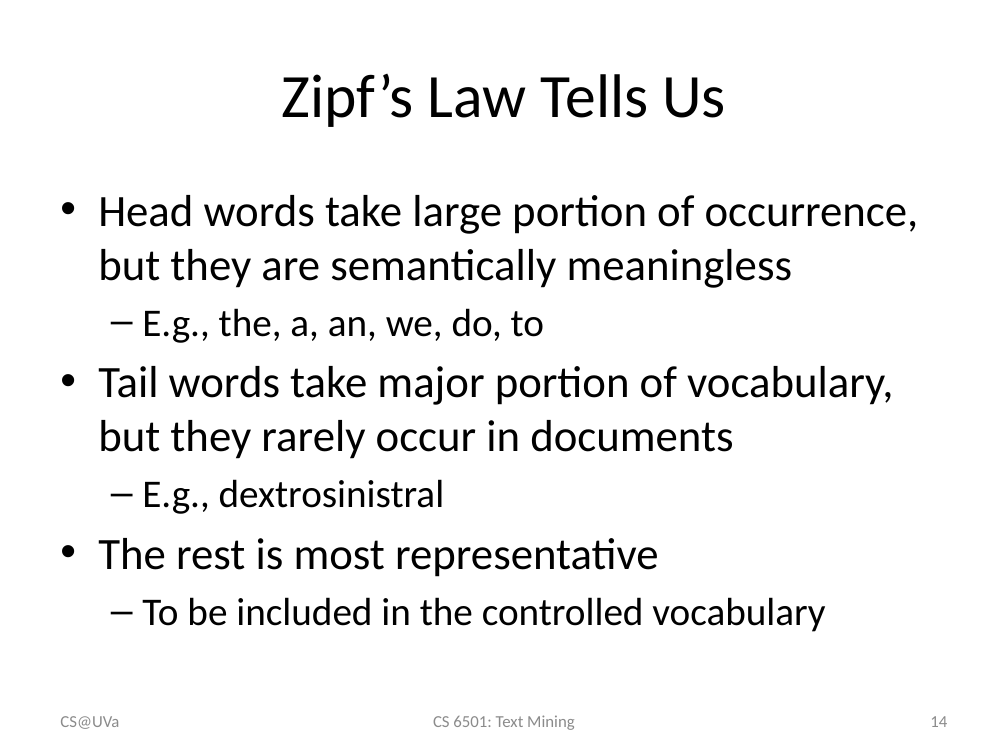
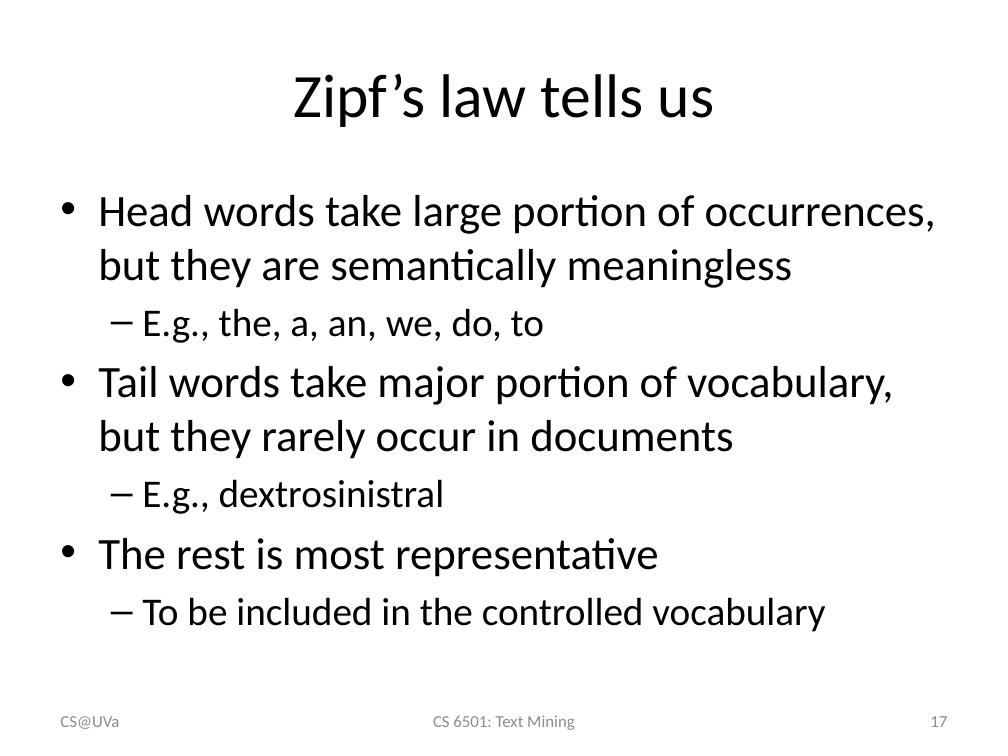
Before and after one commit to wang296/CS6501-Text-Mining, a slide deck: slide 17 of docs/VS model.pptx (slide 14 before the commit). Drawn at 1008x756 pixels with LibreOffice and Linux fonts; fonts in the diff are those of the drawing. Boxes give left, top, right and bottom in pixels: in the first picture for what was removed or moved away, otherwise in the second. Text is boxed around its words. In the diff, an @@ line names an element or a change of style, - is before the commit and + after.

```diff
--- a/docs/VS model.pptx
+++ b/docs/VS model.pptx
@@ title at bbox=[293, 74, 714, 127]: text changed @@
-Zipf’s Law Tells Us
+Zipf’s law tells us
@@ text at bbox=[98, 195, 936, 288]: text changed @@
-• Head words take large portion of occurrence, but they are semantically meaningless
+• Head words take large portion of occurrences, but they are semantically meaningless
@@ page number at bbox=[930, 716, 947, 727]: text changed @@
-14
+17
```
Also in this commit, not shown: 30 other slides changed, 4 slides added, 2 other files.
